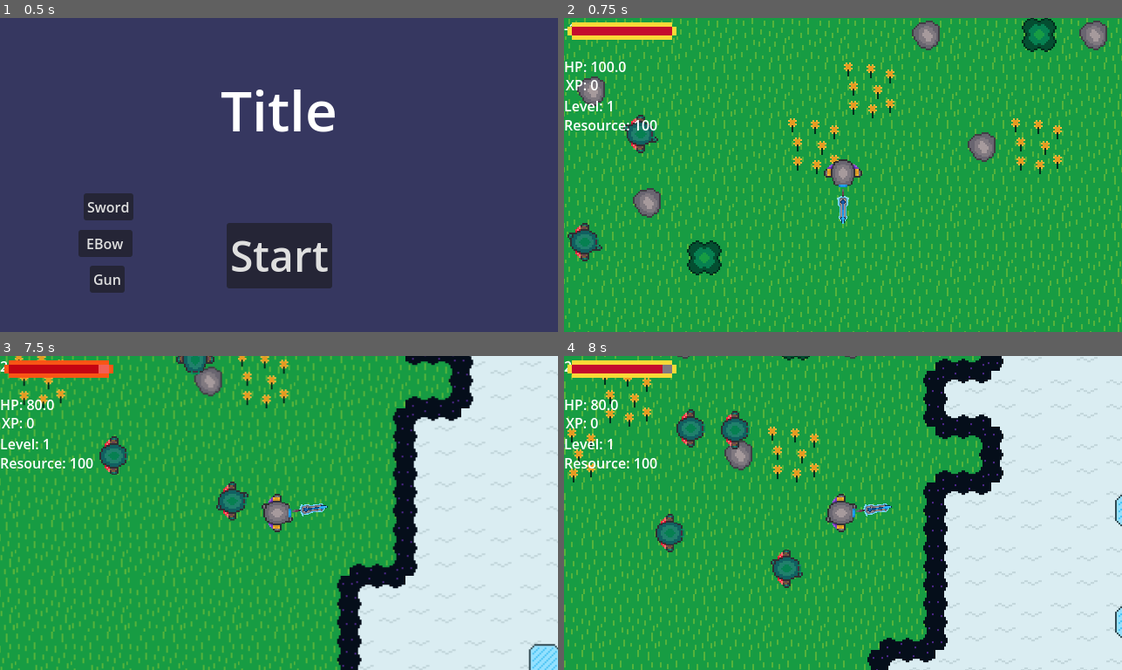
Above: before the commit, frames 1-4 (two rows, left to right).
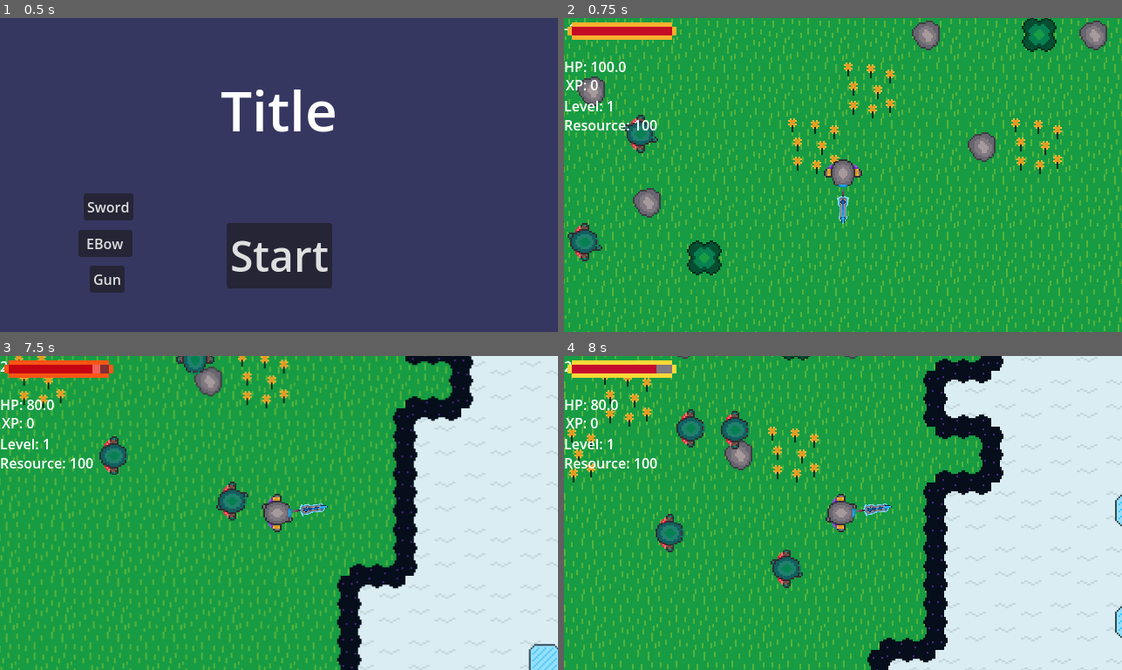
Above: after the commit, the same moments.

Repository: coder1015/real-roguelite
Game: Godot game, scene res://Scenes/main_menu.tscn
The game is run twice, just before and just after one commit, with the same random seed, the same clock (stepped at 60 frames per second) and the same inputs.
Inputs (mouse positions are in pixels of both pictures, inside the frame that each line leads up to):
- Up to frame 1 (0.5 s): no input
- Up to frame 2 (0.75 s): click "Start" at 0.5 s
- Up to frame 3 (7.5 s): tap Enter at 1.25 s; move the mouse to (401, 497) at 1.27 s; hold D (move_right) 1.28-2.03 s; tap Space at 1.35, 1.52, 1.82, 2.27, 2.3, 2.57, 3.05, 3.77, 3.8, 4.07, 4.52, 4.55, 4.82, 5.1, 5.27, 5.57, 6.05, 6.77, 6.8, 7.07 s; click (401, 497) at 1.42 s; move the mouse to (167, 528) at 2.02 s; hold S (move_down) 2.03-2.78 s; tap 1 (ability_1) at 2.1, 5.85 s; move the mouse to (334, 443) at 2.77 s; hold D (move_right) 2.78-3.53 s; tap 2 (ability_2) at 2.85, 6.6 s; move the mouse to (251, 575) at 3.52 s; hold W (move_up) 3.53-4.28 s; tap 3 (ability_3) at 3.6, 7.35 s; click (251, 575) at 3.67 s; move the mouse to (446, 560) at 4.27 s; press the mouse at (446, 560) at 4.28 s; hold A (move_left) 4.28-5.78 s; move the mouse to (111, 465) at 5.02 s; release the mouse at (111, 465) at 5.03 s; move the mouse to (306, 513) at 5.77 s; hold S (move_down) 5.78-6.53 s; click (306, 513) at 5.92 s; move the mouse to (195, 434) at 6.52 s; hold D (move_right) 6.53-7.28 s; move the mouse to (401, 497) at 7.27 s; hold W (move_up) from 7.28 s (still down)
- Up to frame 4 (8 s): keep holding W (move_up); tap Space at 7.52, 7.55, 7.82 s

Frame 1 is identical in both runs. In frame 2, 0.5% of the frame differs, in the area x 0-21%, y 1-7%; in frame 3, less than 0.1%; in frame 4, less than 0.1%.

Commit message:
fixed hp bar

Diff:
--- a/real-roguelike-godot-name/Scenes/stat_bar.gd
+++ b/real-roguelike-godot-name/Scenes/stat_bar.gd
@@ -5,78 +5,69 @@
 @export var front_bar: TextureProgressBar
 
 @export var is_health: bool = false
-@export var low_hp_pulse: bool = true
 @export var damage_shake: bool = true
 
 var current_pct := 1.0
 var front_tween: Tween
 var back_tween: Tween
 var pulse_tween: Tween = null
- #
-#func _input(event):
-	#if event is InputEventKey:
-		#if event.is_pressed() and event.keycode == KEY_SPACE:
-			#update_bar(back_bar.value - 10, 100)
- #
-func update_bar(current: float, max_value: float):
-	var pct = clamp(current / max_value, 0.0, 1.0)
 
-	front_bar.max_value = max_value
-	back_bar.max_value = max_value
+func _ready() -> void:
+	front_bar.max_value = 100.0
+	back_bar.max_value = 100.0
+	front_bar.value = 100.0
+	back_bar.value = 100.0
+	current_pct = 1.0
 
+func update_bar(current: float, max_val: float) -> void:
+	var pct = clamp(current / max_val, 0.0, 1.0)
+	var pct100 = pct * 100.0
+	front_bar.max_value = 100.0
+	back_bar.max_value = 100.0
 	var is_damage = pct < current_pct
-	var is_heal   = pct > current_pct
-
+	var is_heal = pct > current_pct
 	if is_damage:
 		if front_tween and front_tween.is_running():
 			front_tween.kill()
 		if back_tween and back_tween.is_running():
 			back_tween.kill()
-
-		front_bar.value = current
-
+		front_bar.value = pct100
 		back_tween = create_tween()
-		back_tween.tween_property(back_bar, "value", current, 0.45)
+		back_tween.tween_property(back_bar, "value", pct100, 0.45)
 		_on_damage()
-
 	elif is_heal:
 		if front_tween and front_tween.is_running():
 			front_tween.kill()
 		if back_tween and back_tween.is_running():
 			back_tween.kill()
-
 		front_tween = create_tween().set_parallel()
-		front_tween.tween_property(front_bar, "value", current, 0.25)
-		front_tween.tween_property(back_bar, "value",  current, 0.25)
+		front_tween.tween_property(front_bar, "value", pct100, 0.25)
+		front_tween.tween_property(back_bar, "value", pct100, 0.25)
 		_on_heal()
 	else:
-		front_bar.value = current
-		back_bar.value = current
-
+		front_bar.value = pct100
+		back_bar.value = pct100
 	current_pct = pct
-
 	if is_health:
 		_check_low_hp_pulse(pct)
-
-
-func _shake():
+func _shake() -> void:
 	var original_pos = position
 	var tw = create_tween()
 	tw.tween_property(self, "position", original_pos + Vector2(2, 0), 0.05)
 	tw.tween_property(self, "position", original_pos - Vector2(2, 0), 0.05)
 	tw.tween_property(self, "position", original_pos, 0.05)
 
-func _flash(flash_color: Color):
+func _flash(flash_color: Color) -> void:
 	modulate = flash_color
 	var t = create_tween()
-	t.tween_property(self, "modulate", Color(1,1,1), 0.25)
+	t.tween_property(self, "modulate", Color(1, 1, 1), 0.25)
 
-func _on_damage():
+func _on_damage() -> void:
 	_flash(Color(1, 0.3, 0.3))
 	if damage_shake:
 		_shake()
 
-func _on_heal():
+func _on_heal() -> void:
 	_flash(Color(0.3, 1, 0.3))
 
 func _check_low_hp_pulse(pct: float) -> void:
@@ -84,14 +75,12 @@
 		if pulse_tween == null or not pulse_tween.is_running():
 			if pulse_tween:
 				pulse_tween.kill()
-
 			pulse_tween = create_tween()
 			pulse_tween.set_loops()
 			pulse_tween.tween_property(self, "scale", Vector2(1.04, 1.04), 0.2)
 			pulse_tween.tween_property(self, "scale", Vector2(1.00, 1.00), 0.2)
 	else:
 		scale = Vector2.ONE
-
 		if pulse_tween and pulse_tween.is_running():
 			pulse_tween.kill()
 			pulse_tween = null
--- a/real-roguelike-godot-name/Scenes/stat_bar.tscn
+++ b/real-roguelike-godot-name/Scenes/stat_bar.tscn
@@ -16,18 +16,25 @@
 back_bar = NodePath("BackBar")
 front_bar = NodePath("FrontBar")
 
-[node name="BackBar" type="TextureProgressBar" parent="." unique_id=1505983957]
+[node name="BackBar" type="TextureProgressBar" parent="." unique_id=1428786443]
+layout_mode = 0
+offset_right = 40.0
+offset_bottom = 40.0
+value = 90.0
+texture_under = ExtResource("2_46piw")
+texture_progress = ExtResource("4_m0hsx")
+
+[node name="FrontBar" type="TextureProgressBar" parent="." unique_id=19802804]
+layout_mode = 0
+offset_right = 40.0
+offset_bottom = 40.0
+min_value = -10.0
+max_value = 110.0
+value = 10.0
+texture_progress = ExtResource("5_brkwj")
+
+[node name="TextureRect" type="TextureRect" parent="." unique_id=1373252686]
 layout_mode = 0
 offset_right = 1024.0
 offset_bottom = 1024.0
-value = 100.0
-texture_under = ExtResource("2_46piw")
-texture_over = ExtResource("3_w0730")
-texture_progress = ExtResource("4_m0hsx")
-
-[node name="FrontBar" type="TextureProgressBar" parent="." unique_id=2063648339]
-layout_mode = 0
-offset_right = 40.0
-offset_bottom = 40.0
-value = 100.0
-texture_progress = ExtResource("5_brkwj")
+texture = ExtResource("3_w0730")
--- a/real-roguelike-godot-name/Scenes/stat_component.gd
+++ b/real-roguelike-godot-name/Scenes/stat_component.gd
@@ -3,9 +3,8 @@
 @export var attributes: Globals
 @export var health_bar: StatBar
 
-func _ready():
-	if health_bar:
-		health_bar.update_bar(100, 100)
+func _ready() -> void:
+	pass  # player will call update_health_bar
 
 func update_health_bar(current, max_health):
 	if health_bar:
--- a/real-roguelike-godot-name/Scripts/player.gd
+++ b/real-roguelike-godot-name/Scripts/player.gd
@@ -64,7 +64,7 @@
 	$weapon_system/Ranged/EBow.hide()
 	$weapon_system/Melee/Sword.hide()
 
-	stat_component.update_health_bar(health, max_hp)
+	stat_component.update_health_bar(health, max_hp*1.1)
 
 	match Globals.chosen_class:
 		"Sword": set_weapon($weapon_system/Melee/Sword)
@@ -140,7 +140,7 @@
 		return
 	var damage_taken = max(1.0, damage * (1.0 / (1.0 + (1.0/300.0)*defense)) - (1.0/100.0)*defense)
 	health -= damage_taken
-	stat_component.update_health_bar(health, max_hp)
+	stat_component.update_health_bar(health, max_hp*1.1)
 	get_parent().get_node("HUD").update_hp(health)
 
 	knockback_velocity = knockback
